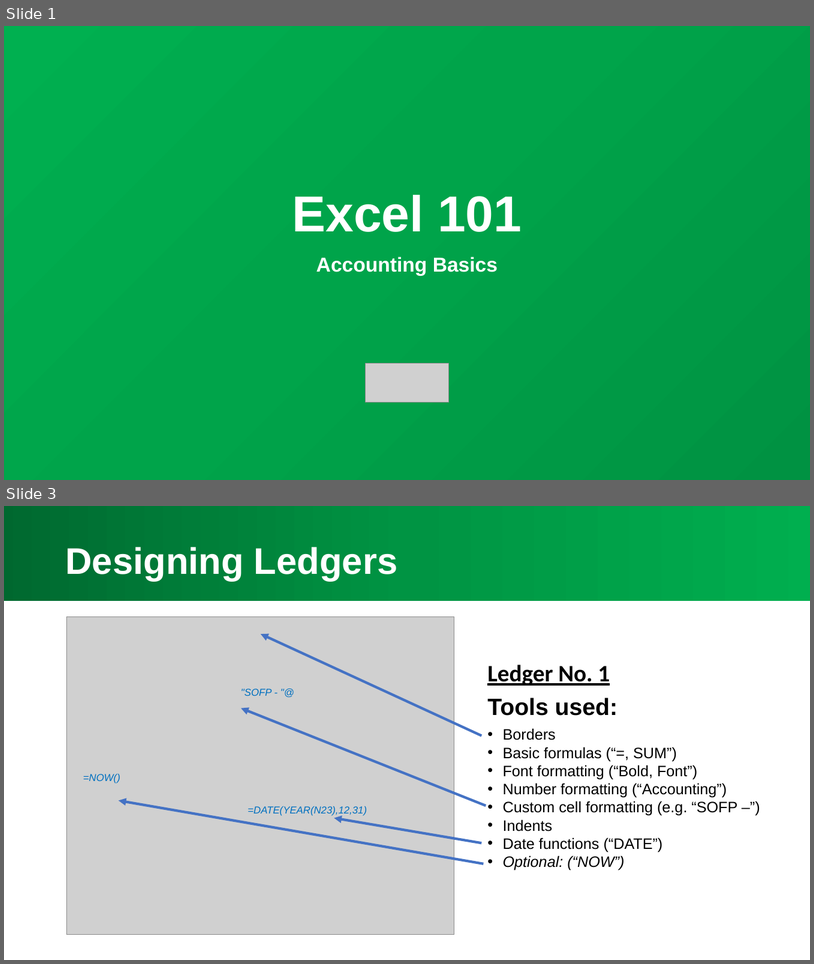
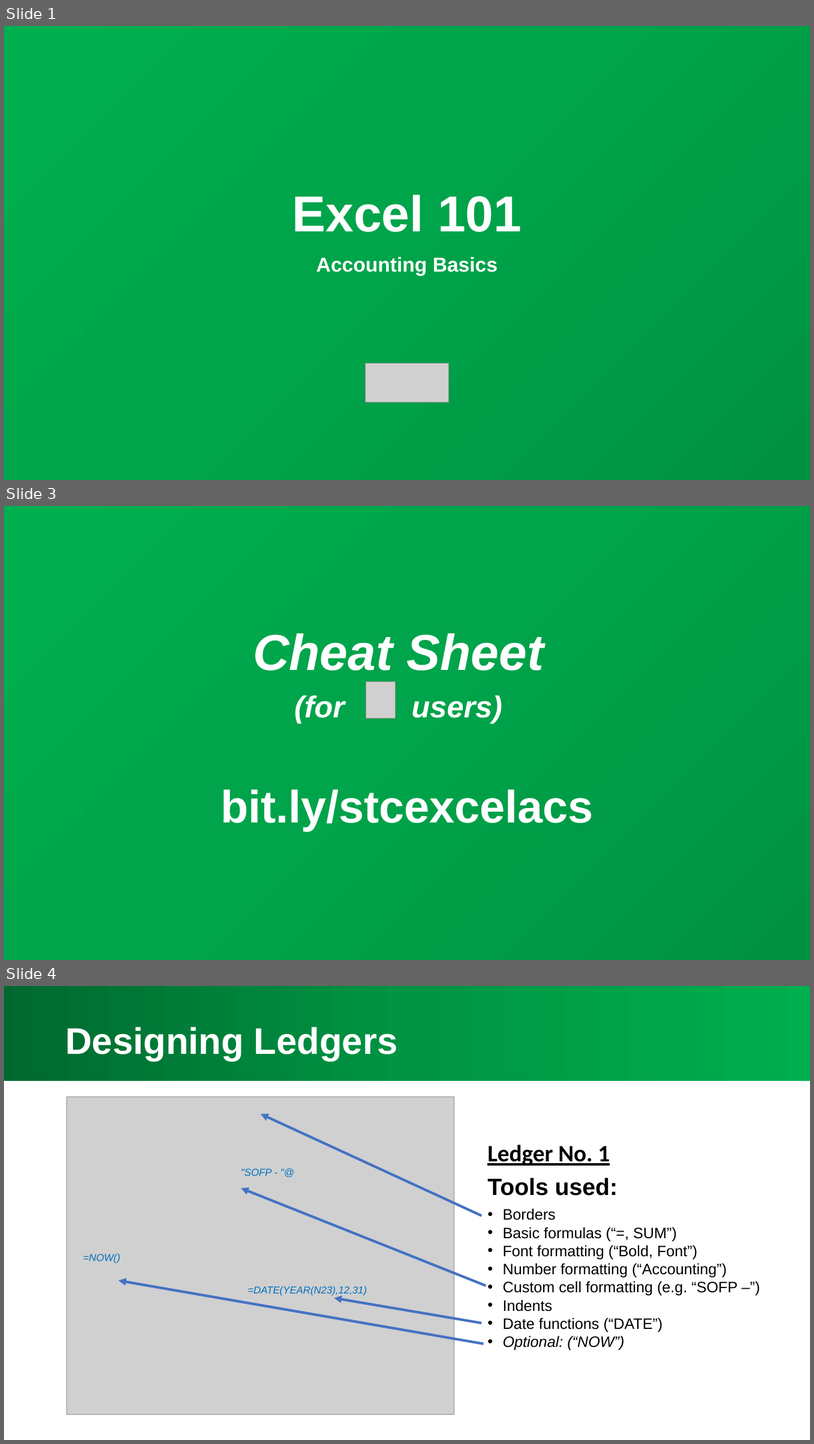
Before and after one commit to shongyang/shongyang.github.io, a slide deck: asset/kiv/Excel 101 - Accounting (Slides).ppsx. Shown one above the other, each under a label of ours: slides 1 and 3 before the commit, slides 1, 3 and 4 after it; the slides between them are not shown. The pictures are 814x964 and 814x1444 pixels, drawn with LibreOffice and Linux fonts; fonts in the diff are those of the drawing; grey boxes stand for pictures. Boxes give left, top, right and bottom in pixels: in the first picture for what was removed or moved away, otherwise in the second. Text is boxed around its words. In the diff, an @@ line names an element or a change of style, - is before the commit and + after.

```diff
--- a/asset/kiv/Excel 101 - Accounting (Slides).ppsx
+++ b/asset/kiv/Excel 101 - Accounting (Slides).ppsx
@@ slide 3 added at [4, 506, 810, 960], background gradient #00B050 to #00A44A to #009242 @@
@@ title added at [253, 633, 545, 723], 60 pt, text #FFFFFF, bold, italic @@
+Cheat Sheet
+(for users)
@@ picture added at [366, 681, 395, 718] @@
@@ subtitle added at [221, 789, 594, 831], 54 pt, text #FFFFFF, bold @@
+bit.ly/stcexcelacs
@@ what was slide 3 is now slide 4 @@
```
Also in this commit, not shown: 1 slide changed.
